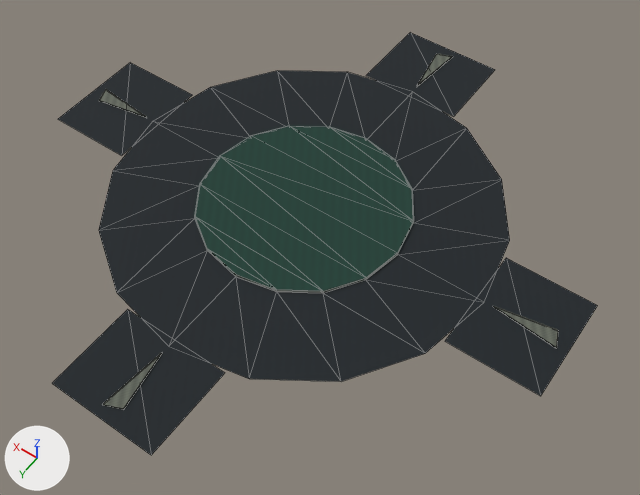
What one commit did to the glTF model Resource/Export/CQ04B/junc_roundabout_1lane_ShadowProxy.glb.
One viewpoint serves both versions: a camera (50 mm lens) standing at (-22.3, 29.6, 42.9) and looking at (-2.1, 1.2, -1.6). Every picture has the same lights, and +X, +Y and +Z are marked at lower left. The older version comes first. Mesh edges are drawn as thin lines. Vertices at exactly the same position are counted once.

Before the edit, the objects in view are built like this:
```python
ob_junc_roundabout_1lane__center_island_003 = bpy.data.objects.new('junc_roundabout_1lane__center_island.003', me_junc_roundabout_1lane_shadowproxy_center_island)
ob_junc_roundabout_1lane__center_island_003.location = (0.0, 0.0, 0.0)
ob_junc_roundabout_1lane__entry_ports_003 = bpy.data.objects.new('junc_roundabout_1lane__entry_ports.003', me_junc_roundabout_1lane_shadowproxy_entry_ports)
ob_junc_roundabout_1lane__entry_ports_003.location = (0.0, 0.0, 0.0)
ob_junc_roundabout_1lane__surface_003 = bpy.data.objects.new('junc_roundabout_1lane__surface.003', me_junc_roundabout_1lane_shadowproxy_surface)
ob_junc_roundabout_1lane__surface_003.location = (0.0, 0.0, 0.0)
```
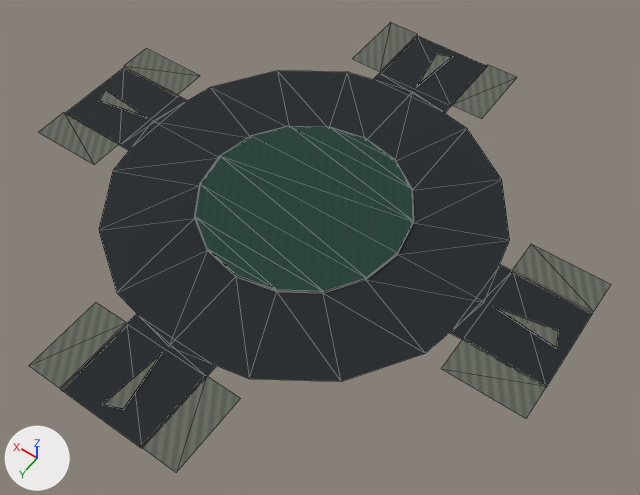
What differs and where, as boxes (x1, y1, x2, y2) in the pictures (640 x 495 px):
'junc_roundabout_1lane__entry_ports.003', reshaped
    before: (52, 32, 598, 455)
    after: (60, 36, 592, 447)
'junc_roundabout_1lane__entry_sidewalks.003', added
    after: (29, 22, 611, 473)
    faces in mat_concrete_paving: (29, 22, 611, 473)
    faces in mat_cast_curb: (61, 35, 593, 448)
part 1 of me_junc_roundabout_1lane_shadowproxy_entry_ports, rebuilt (10% narrower, 12% shorter)
    before: (58, 63, 192, 156)
    after: (66, 68, 187, 150)
part 2 of me_junc_roundabout_1lane_shadowproxy_entry_ports, rebuilt (10% narrower, 10% shorter)
    before: (52, 309, 225, 455)
    after: (60, 315, 216, 447)
part 3 of me_junc_roundabout_1lane_shadowproxy_entry_ports, rebuilt (8% narrower, 13% shorter)
    before: (445, 258, 598, 396)
    after: (451, 265, 592, 385)
part 4 of me_junc_roundabout_1lane_shadowproxy_entry_ports, rebuilt (13% narrower, 9% shorter)
    before: (366, 32, 495, 117)
    after: (374, 36, 486, 113)
'junc_roundabout_1lane__splitter_islands.003', unchanged, uncovered by the edit
    after: (99, 54, 558, 410)

What the commit changed:
Material 'Concrete Paving' (mat_concrete_paving) is new.
Uses the picture img_habitat_concrete_basecolor.
Uses the picture img_habitat_concrete_normal.
Uses the picture img_habitat_concrete_orm.
me_junc_roundabout_1lane_shadowproxy_entry_ports is used by ob_junc_roundabout_1lane__entry_ports_003; location (0.0, 0.0, 0.0).
me_junc_roundabout_1lane_shadowproxy_entry_ports had 40 vertices, 40 faces and spanned x -18.5..18.5, y -18.5..18.5, z 0.0..0.1.
me_junc_roundabout_1lane_shadowproxy_entry_ports now has 24 vertices, 16 faces and spans x -18.5..18.5, y -18.5..18.5, z 0.0.
me_junc_roundabout_1lane_shadowproxy_entry_ports part 1: the loose piece of 4 vertices spanning x 12.5..18.5, y -3.7..3.7, z 0.0 is rebuilt with 6 vertices and now spans x 12.5..18.5, y -3.0..3.0, z 0.0.
me_junc_roundabout_1lane_shadowproxy_entry_ports part 2: the loose piece of 4 vertices spanning x -3.7..3.7, y 12.5..18.5, z 0.0 is rebuilt with 6 vertices and now spans x -3.0..3.0, y 12.5..18.5, z 0.0.
me_junc_roundabout_1lane_shadowproxy_entry_ports part 3: the loose piece of 4 vertices spanning x -18.5..-12.5, y -3.7..3.7, z 0.0 is rebuilt with 6 vertices and now spans x -18.5..-12.5, y -3.0..3.0, z 0.0.
me_junc_roundabout_1lane_shadowproxy_entry_ports part 4: the loose piece of 4 vertices spanning x -3.7..3.7, y -18.5..-12.5, z 0.0 is rebuilt with 6 vertices and now spans x -3.0..3.0, y -18.5..-12.5, z 0.0.
Other edits to the shape of me_junc_roundabout_1lane_shadowproxy_entry_ports do not show in these pictures.
me_junc_roundabout_1lane_shadowproxy_entry_ports no longer uses material mat_cast_curb.
Mesh me_junc_roundabout_1lane_shadowproxy_entry_sidewalks is new.
It has 64 vertices, 32 faces and spans x -18.5..18.5, y -18.5..18.5, z 0.0..0.1.
Faces by material slot: [16, 16].
It uses material mat_concrete_paving.
It uses material mat_cast_curb.
Object 'junc_roundabout_1lane__entry_sidewalks.003' (ob_junc_roundabout_1lane__entry_sidewalks_003) is new; it shows me_junc_roundabout_1lane_shadowproxy_entry_sidewalks.
Its location is (0.0, 0.0, 0.0).
